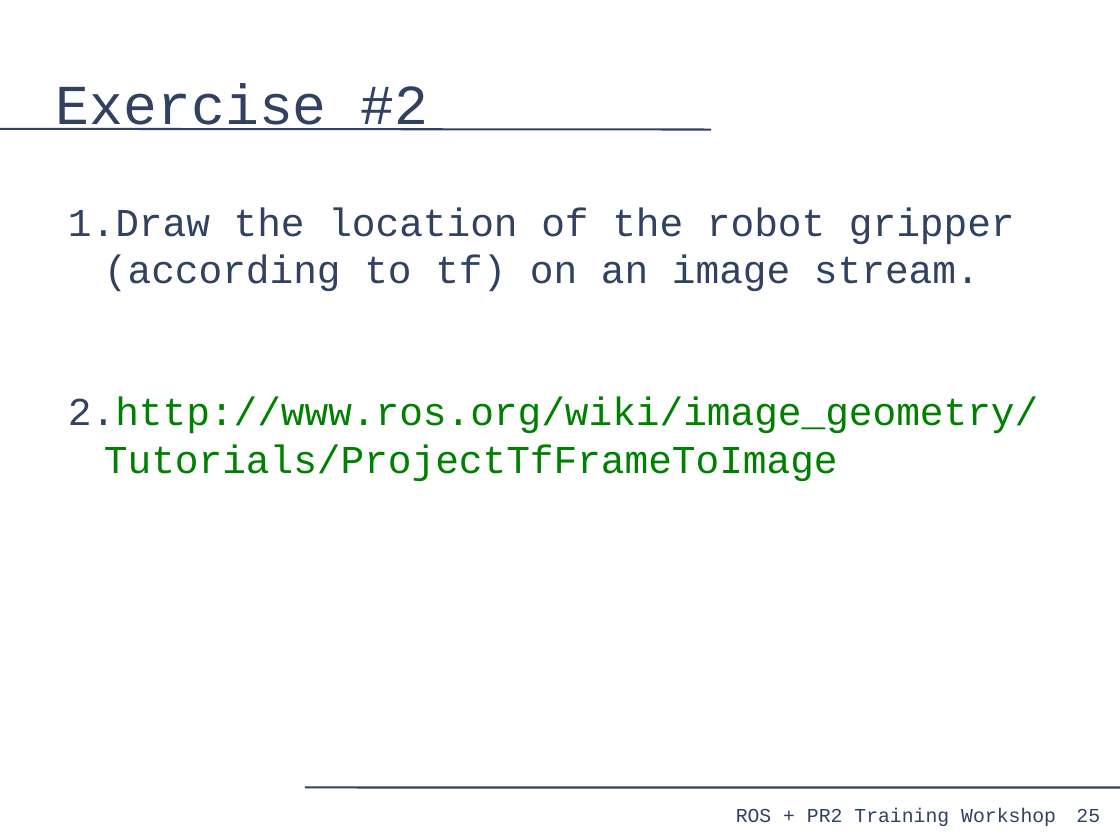
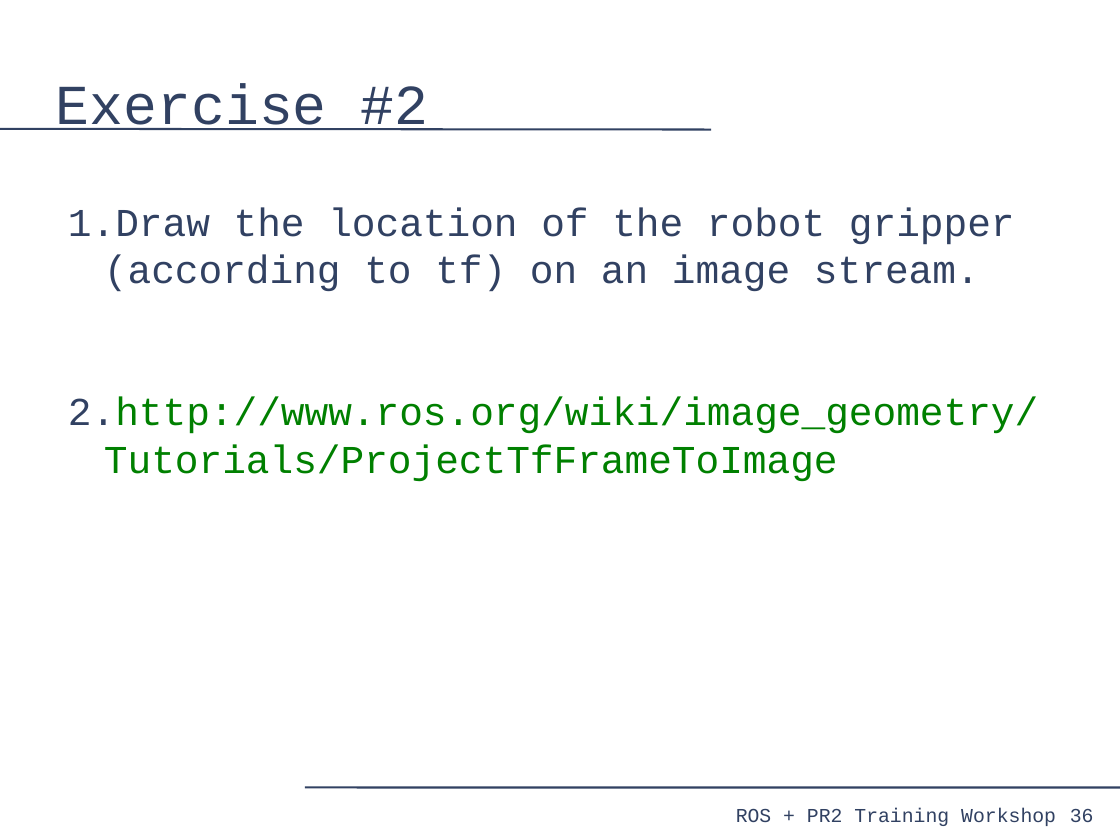
Before and after one commit to PR2/pr2_docs, a slide deck: slide 36 of pr2_training_workshop/processing_camera_data/slides.odp (slide 25 before the commit). Drawn at 1120x840 pixels with LibreOffice and Linux fonts; fonts in the diff are those of the drawing. Boxes give left, top, right and bottom in pixels: in the first picture for what was removed or moved away, otherwise in the second. Text is boxed around its words. In the diff, an @@ line names an element or a change of style, - is before the commit and + after.

```diff
--- a/pr2_training_workshop/processing_camera_data/slides.odp
+++ b/pr2_training_workshop/processing_camera_data/slides.odp
@@ page number added at [1070,809,1094,822], 14 pt, text #314162 @@
+36
@@ page number removed at [1076,809,1100,822] @@
-25
```
Also in this commit, not shown: 35 other slides changed, 11 slides added.
